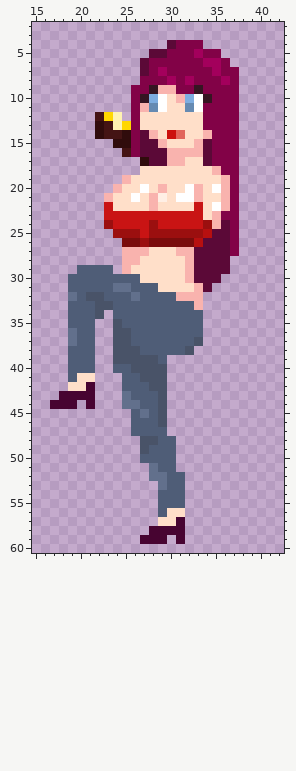
File history of a pixel-art sprite, CasaDesDiamantes/sprites/playerPistolStance_spr/7a108a6f-6211-49c5-a61e-264386f21210.png. Above: the version before the commit.
The file is 64x62 pixels. Shown: x 15..42, y 2..60.
Once edited:
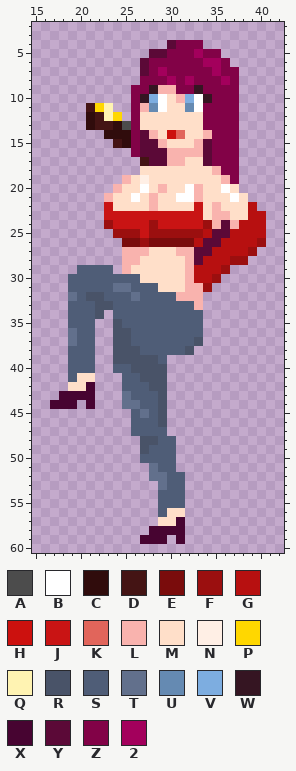
Palette (. is transparent): A #4c4c4c  B #ffffff  C #300c0c  D #441414  E #7a0c0c  F #9b0f0f  G #b71010  H #cc110e  J #c91414  K #e1655b  L #f9b3ae  M #ffdfc9  N #ffefe5  P #ffd700  Q #fff3b2  R #495368  S #4f5d77  T #62708c  U #658ab2  V #7dade0  W #351522  X #470431  Y #5b0937  Z #820247  2 #a3005c
The edit:
@@ x 15..42 @@
 10 ...........ZWVBMLVBWZZZ.....
-11 ...........ZLUBMMUBZZZZ.....
-12 .......DPQ.ZMMMMMMMZZZZ.....
-13 .......CDQPZMMMMMMMZZZZ.....
-14 .......CDDCZYLMHKMMLZZZ.....
-15 .........CCZYYLMMMLYZZZ.....
-16 ..........DZYYYLLLLYZZZ.....
-17 ............CYYLLMMYZZZ.....
+11 ......DPQ..ZLUBMMUBZZZZ.....
+12 ......CDQP.ZMMMMMMMZZZZ.....
+13 ......CDDCAZMMMMMMMZZZZ.....
+14 ........CCCZYLMHKMMLZZZ.....
+15 .........DCZYYLMMMLYZZZ.....
+16 ...........ZYYYLLLLYZZZ.....
+17 ............DYYLLMMYZZZ.....
 18 ............MMMMMMMMLZZ.....
-19 ..........LMMMMMMMMMMLZ.....
-20 .........LMMBMLMMBLMBLZ.....
-21 ........LMMBMLNMBBLMMLZ.....
-22 ........JMMMMLMMMMJMBLZ.....
-23 ........JJJJJJJJJJJMLZZ.....
-24 ........FJJJJFJJJJJFLYZ.....
-25 .........FFFJFFFFFFGYYZ.....
-26 ..........EEFEEEEEGYYYZ.....
-27 ..........LLLMMMLLYYYYZ.....
-28 ..........LLMMMMMLYYYY......
-29 .....SSSS.LMMMMMMLYYYY......
-30 ....SSSSSSSSMMMMMLYYY.......
-31 ....SSSSSTTSSSMMMMLY........
+19 ..........LMNMMMMMMMMLZ.....
+20 .........LMMBMLMMBLMMBM.....
+21 ........LMMBMLMMBBLMMMBM....
+22 ........JMMMMLMMMMJMLMMMG...
+23 ........JJJJJJJJJJJMLLMMGG..
+24 ........FJJJJFJJJJJFLYLGGG..
+25 .........FFFJFFFFFFGYYGGGG..
+26 ..........EEFEEEEEGYYGGGGF..
+27 ..........LLLMMMLLYYGGGGF...
+28 ..........LLMMMMMLYGGGFF....
+29 .....SSSS.LMMMMMMLGGGF......
+30 ....SSSSSSSSMMMMMLGGF.......
+31 ....SSSSSTTSSSMMMLLF........
 32 ....TSRRSSSTSSSSLLL.........
Where, in picture pixels (left, top, right, bottom), the same in both pictures:
changed: (86, 103, 167, 202)
changed: (185, 184, 266, 292)
